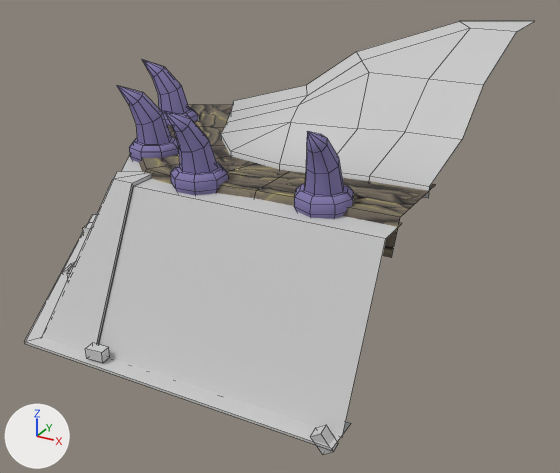
The FBX model BugSplat/Assets/WIP/Christian/Christian Models/Wall_LevelEdge_Outer_01.FBX: old version first, new version second.
Rendered twice from a 50 mm camera at (14.3, -12.8, 10.9) aimed at (3.4, 6.9, 1.0). Arrows for +X, +Y and +Z are at lower left; the lights stay in place. Mesh edges are drawn as thin lines. Where no turn or scale is listed for an object, it has been applied to the vertices.

Objects in the first picture: 'Wall_LevelEdge_Outer_01'.
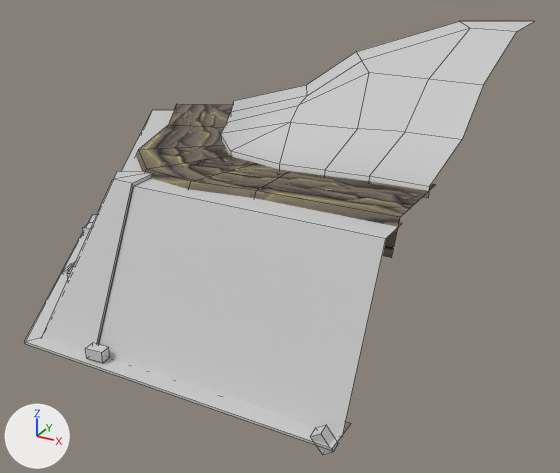
Location of each change, (x1, y1, x2, y2) in pixels of the pictures (560 x 473 px):
part 1 of me_mesh, deleted (blue): before (117, 86, 179, 162)
part 2 of me_mesh, deleted (blue): before (142, 59, 198, 126)
part 3 of me_mesh, deleted (blue): before (294, 131, 353, 219)
part 4 of me_mesh, deleted (blue): before (164, 111, 228, 195)

What the commit changed:
me_mesh is used by ob_wall_leveledge_outer_01; location (0.0, 0.0, 0.0).
me_mesh had 395 vertices, 371 faces and spanned x -4.8..8.8, y -0.5..15.2, z -0.3..7.0.
me_mesh now has 131 vertices, 83 faces and spans x -4.8..8.8, y -0.5..15.2, z -0.3..7.0.
me_mesh part 1: the loose piece of 66 vertices spanning x 0.0..1.5, y 3.5..5.0, z 3.6..6.2 is deleted.
me_mesh part 2: the loose piece of 66 vertices spanning x -1.6..-0.1, y 6.6..8.1, z 3.6..6.2 is deleted.
me_mesh part 3: the loose piece of 66 vertices spanning x 6.0..7.5, y 2.0..3.8, z 3.6..6.2 is deleted.
me_mesh part 4: the loose piece of 66 vertices spanning x 2.5..3.9, y 2.0..3.6, z 3.6..6.2 is deleted.
me_mesh part 5: the surface is now shaded flat.
me_mesh no longer uses material mat_02___default (blue #8177ab).
